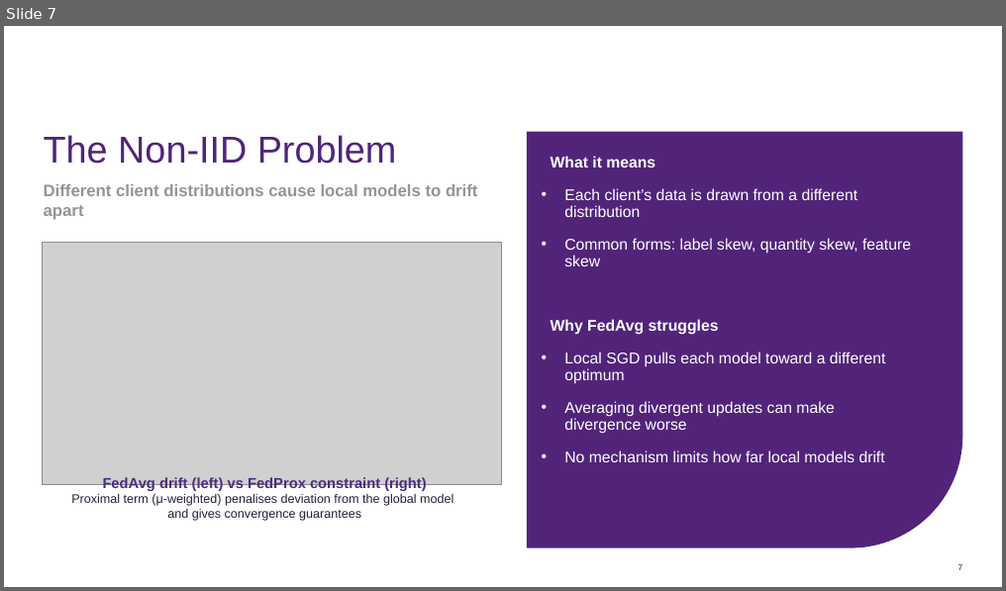
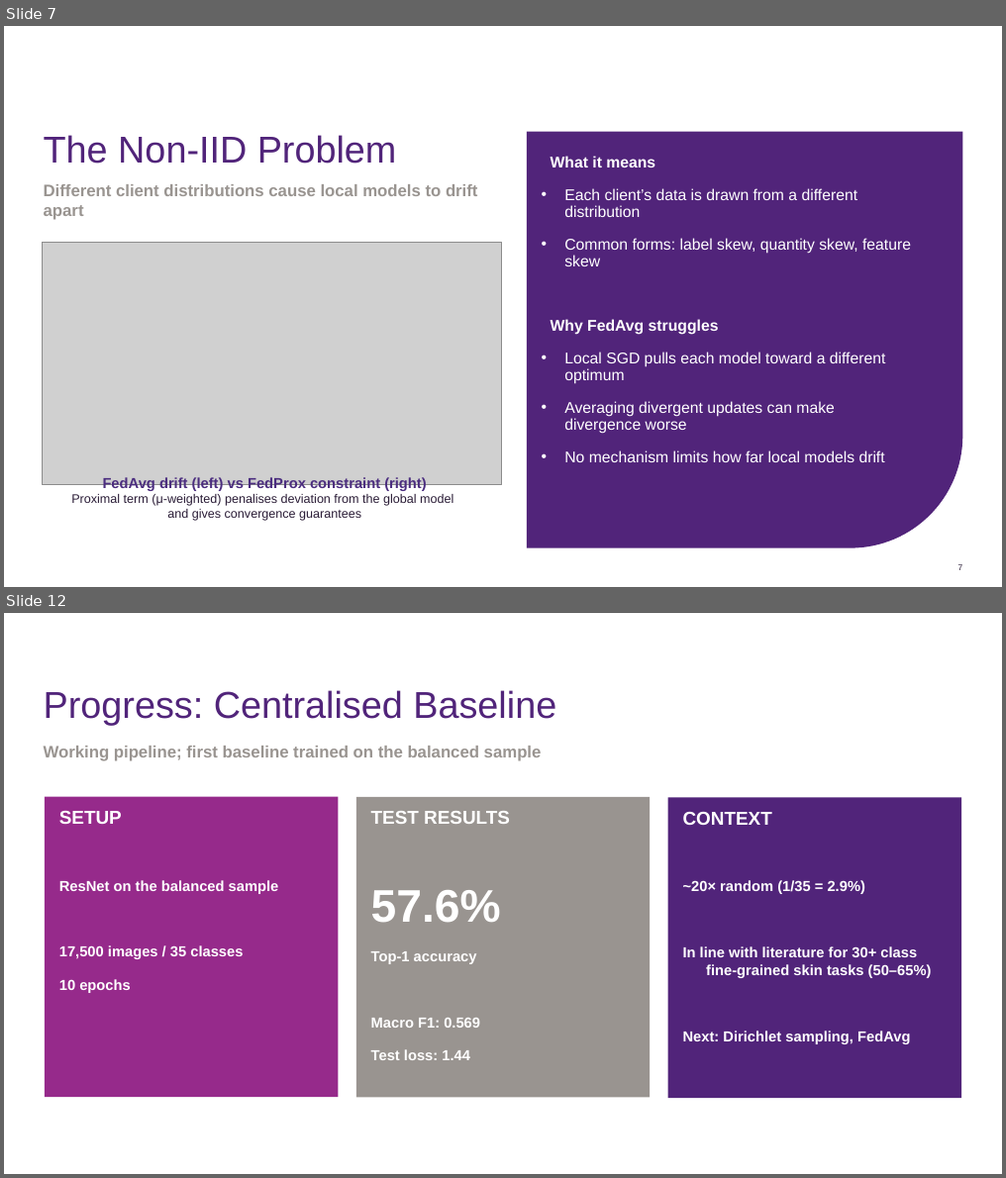
Before and after one commit to alexzhgu/skin-federated, a slide deck: Progress Seminar/Privacy-Preserving Federated Learning for Distributed Skin Disease Classification.pptx. Shown one above the other, each under a label of ours: slide 7 before the commit, slides 7 and 12 after it; the slides between them are not shown. The pictures are 1006x591 and 1006x1178 pixels, drawn with LibreOffice and Linux fonts; fonts in the diff are those of the drawing; grey boxes stand for pictures; background and template pictures are left out. Boxes give left, top, right and bottom in pixels: in the first picture for what was removed or moved away, otherwise in the second. Text is boxed around its words. In the diff, an @@ line names an element or a change of style, - is before the commit and + after.

```diff
--- a/Progress Seminar/Privacy-Preserving Federated Learning for Distributed Skin Disease Classification.pptx
+++ b/Progress Seminar/Privacy-Preserving Federated Learning for Distributed Skin Disease Classification.pptx
@@ slide 12 added at [4,613,1002,1174], background #FFFFFF @@
@@ title added at [44,690,556,725], 36 pt, text #51247A @@
+Progress: Centralised Baseline
@@ text added at [44,746,542,761], 16 pt, text #999490, bold @@
+Working pipeline; first baseline trained on the balanced sample
@@ text added at [45,797,338,1098], fill #962A8B, 14 pt, text #FFFFFF, bold @@
+SETUP
+ResNet on the balanced sample
+17,500 images / 35 classes
+10 epochs
@@ text added at [356,797,650,1098], fill #999490, 14 pt, text #FFFFFF, bold @@
+TEST RESULTS
+57.6%
+Top-1 accuracy
+Macro F1: 0.569
+Test loss: 1.44
@@ text added at [668,798,961,1099], fill #51247A, 14 pt, text #FFFFFF, bold @@
+CONTEXT
+~20× random (1/35 = 2.9%)
+In line with literature for 30+ class fine-grained skin tasks (50–65%)
+Next: Dirichlet sampling, FedAvg
```
Also in this commit, not shown: 3 slides changed, 7 other slides added, 2 slides removed, 11 other files.
